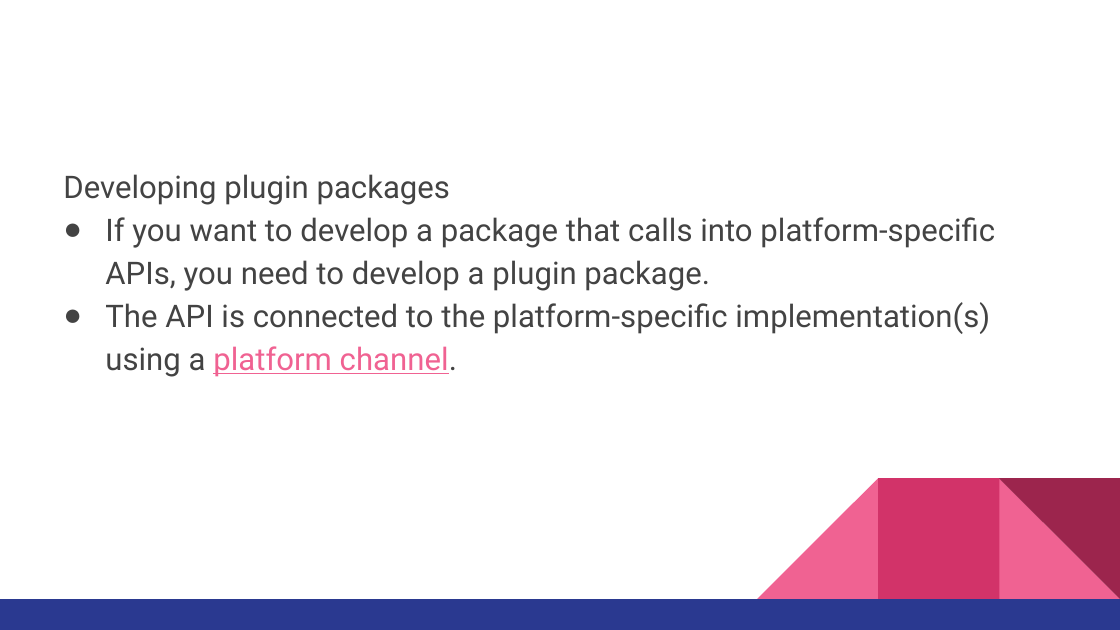
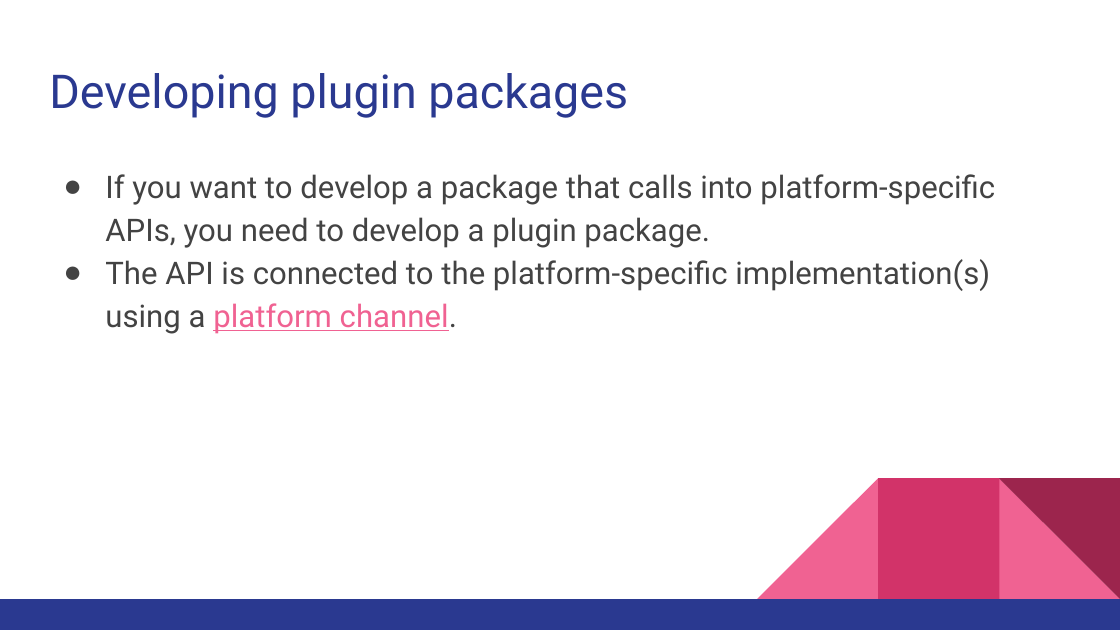
Before and after one commit to walkman617/Flutter2, a slide deck: slide 23 of Lecture/C06 Packages_Plugins.pptx (slide 25 before the commit). Drawn at 1120x630 pixels with LibreOffice and Linux fonts; fonts in the diff are those of the drawing. Boxes give left, top, right and bottom in pixels: in the first picture for what was removed or moved away, otherwise in the second. Text is boxed around its words. In the diff, an @@ line names an element or a change of style, - is before the commit and + after.

```diff
--- a/Lecture/C06 Packages_Plugins.pptx
+++ b/Lecture/C06 Packages_Plugins.pptx
@@ title added at [49, 73, 628, 118], 30 pt, text #2A3990 @@
+Developing plugin packages
@@ text at [63, 174, 450, 205]: paragraph removed @@
-Developing plugin packages
```
Also in this commit, not shown: 1 other slide changed, 2 slides removed.
